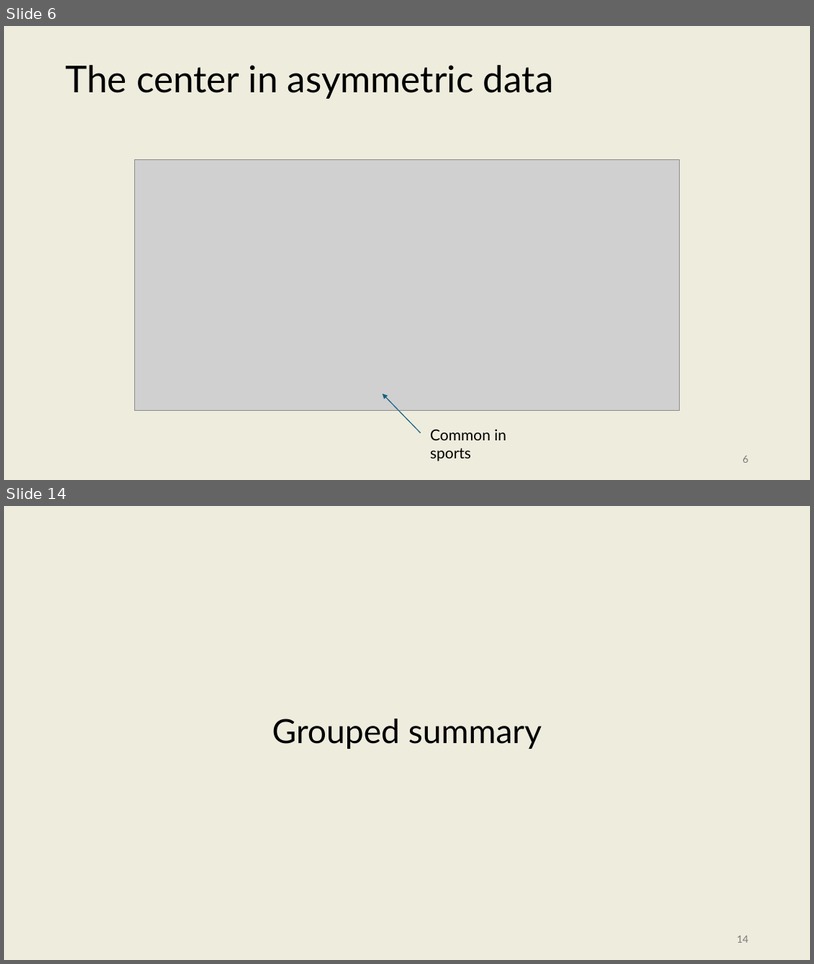
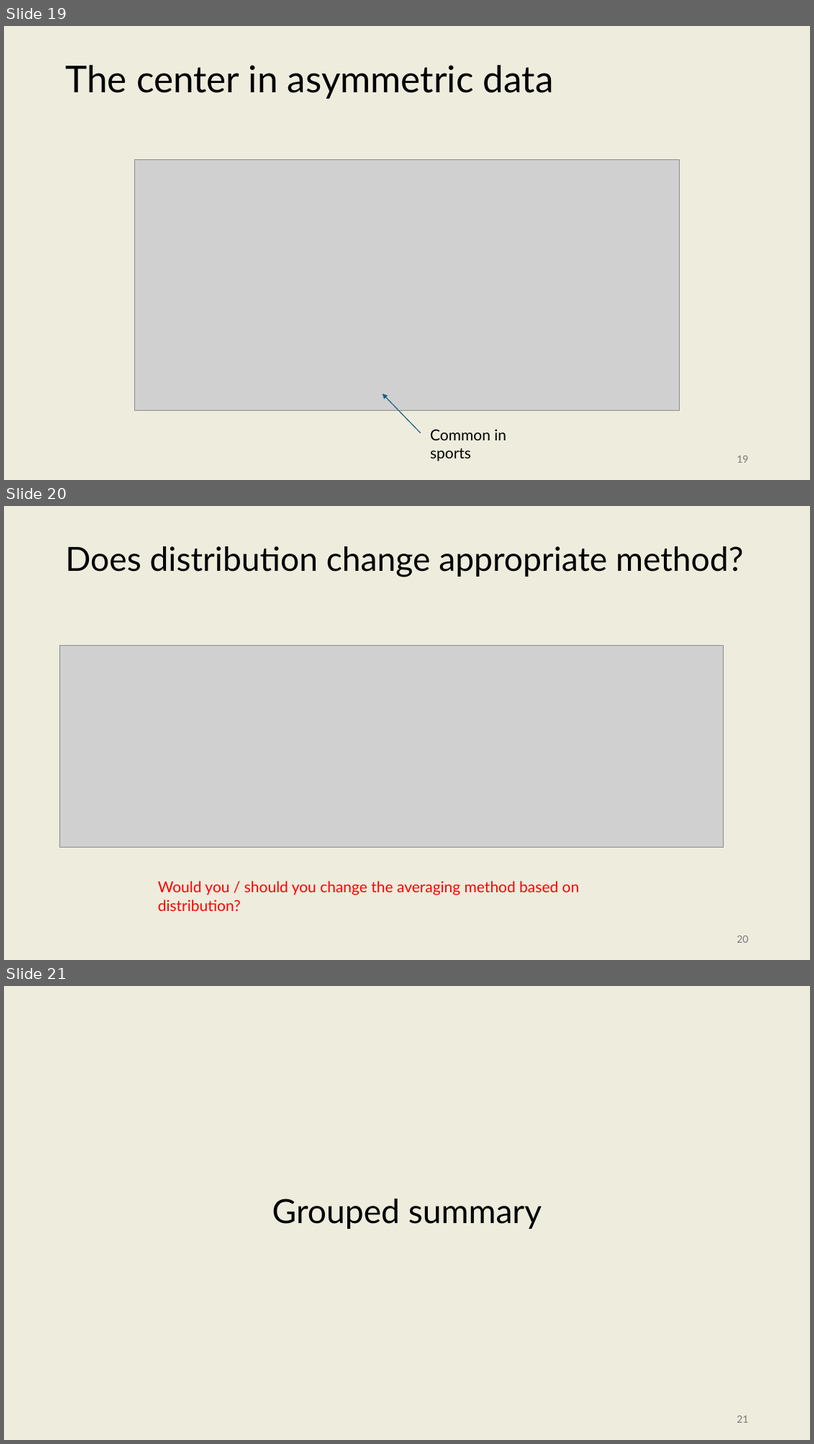
Before and after one commit to onishisaryu/HES-3000-Sports-Data-Analytics, a slide deck: pptx/Lecture8.pptx. Shown one above the other, each under a label of ours: slides 6 and 14 before the commit, slides 19, 20 and 21 after it; the slides between them are not shown. The pictures are 814x964 and 814x1444 pixels, drawn with LibreOffice and Linux fonts; fonts in the diff are those of the drawing; grey boxes stand for pictures. Boxes give left, top, right and bottom in pixels: in the first picture for what was removed or moved away, otherwise in the second. Text is boxed around its words. In the diff, an @@ line names an element or a change of style, - is before the commit and + after.

```diff
--- a/pptx/Lecture8.pptx
+++ b/pptx/Lecture8.pptx
@@ slide 20 added at (4,506,810,960), background #EEECDD @@
@@ title added at (65,546,743,577), 39.6 pt, text #000000 @@
+Does distribution change appropriate method?
@@ picture added at (59,645,724,847) @@
@@ text added at (158,880,580,895), 18 pt, text #FF0000 @@
+Would you / should you change the averaging method based on distribution?
@@ page number added at (737,935,748,942), 12 pt, text #797979 @@
+20
@@ what was slide 6 is now slide 19 @@
@@ page number at (737,455,748,462): text changed @@
-6
+19
@@ what was slide 14 is now slide 21 @@
@@ page number at (737,1415,748,1422): text changed @@
-14
+21
```
Also in this commit, not shown: 8 slides changed, 8 other slides added, 2 slides removed, 2 other files.
